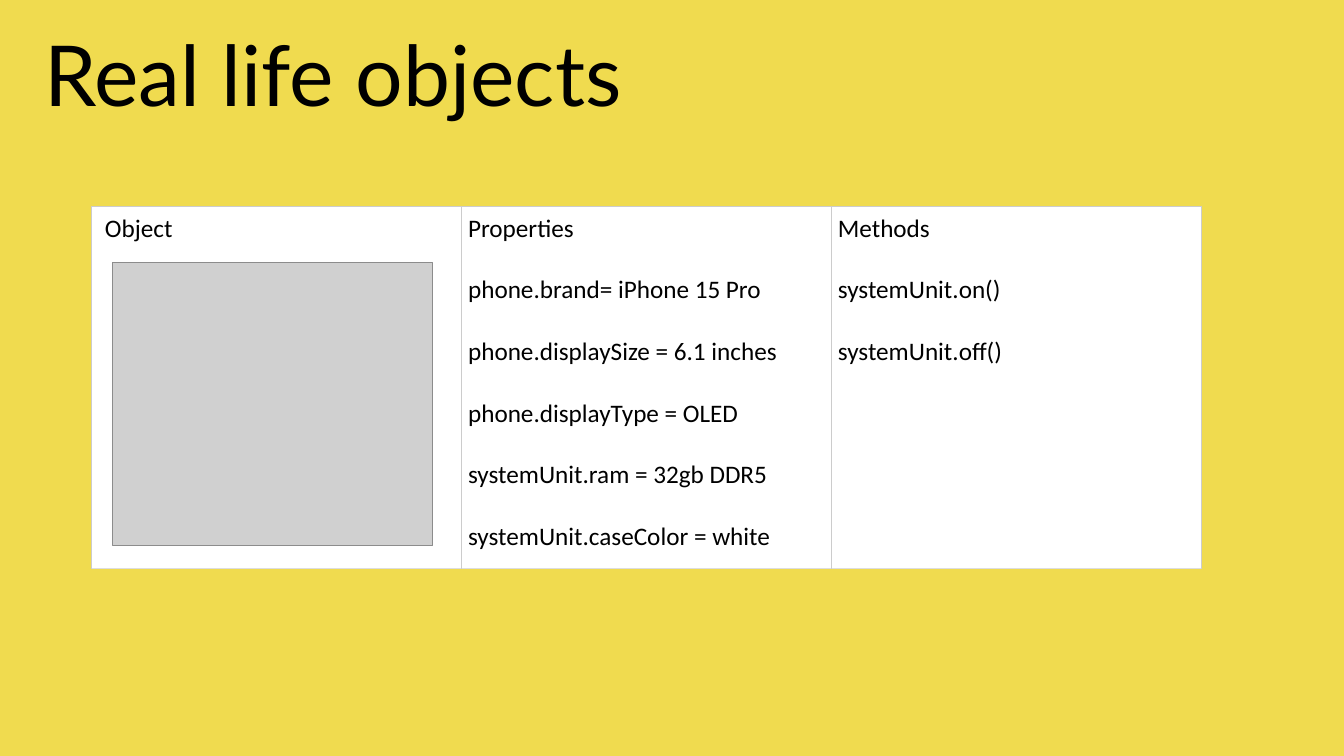
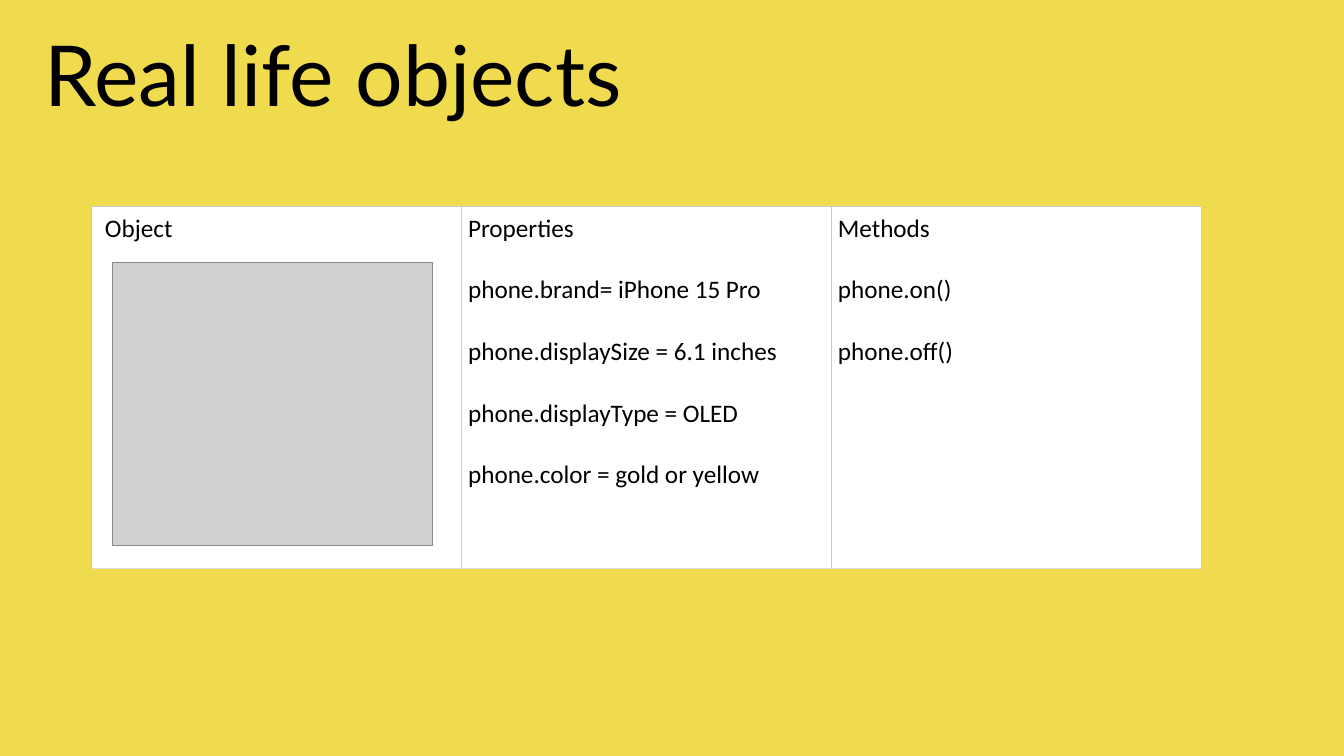
Before and after one commit to CMPE-40062-Azure-Python/JavaScript-Fundamentals, a slide deck: slide 10 of PPT REPORT.pptx. Drawn at 1344x756 pixels with LibreOffice and Linux fonts; fonts in the diff are those of the drawing; grey boxes stand for pictures. Boxes give left, top, right and bottom in pixels: in the first picture for what was removed or moved away, otherwise in the second. Text is boxed around its words. In the diff, an @@ line names an element or a change of style, - is before the commit and + after.

```diff
--- a/PPT REPORT.pptx
+++ b/PPT REPORT.pptx
@@ table at [92,207,1202,569] @@
-row 1, column 2: Properties / phone.brand= iPhone 15 Pro / phone.displaySize = 6.1 inches / phone.displayType = OLED systemUnit.ram = 32gb DDR5 systemUnit.caseColor = white
+row 1, column 2: Properties / phone.brand= iPhone 15 Pro / phone.displaySize = 6.1 inches / phone.displayType = OLED / phone.color = gold or yellow
-row 1, column 3: Methods / systemUnit.on() systemUnit.off()
+row 1, column 3: Methods / phone.on() phone.off()
```
Also in this commit, not shown: 1 other slide changed, 1 other file.
